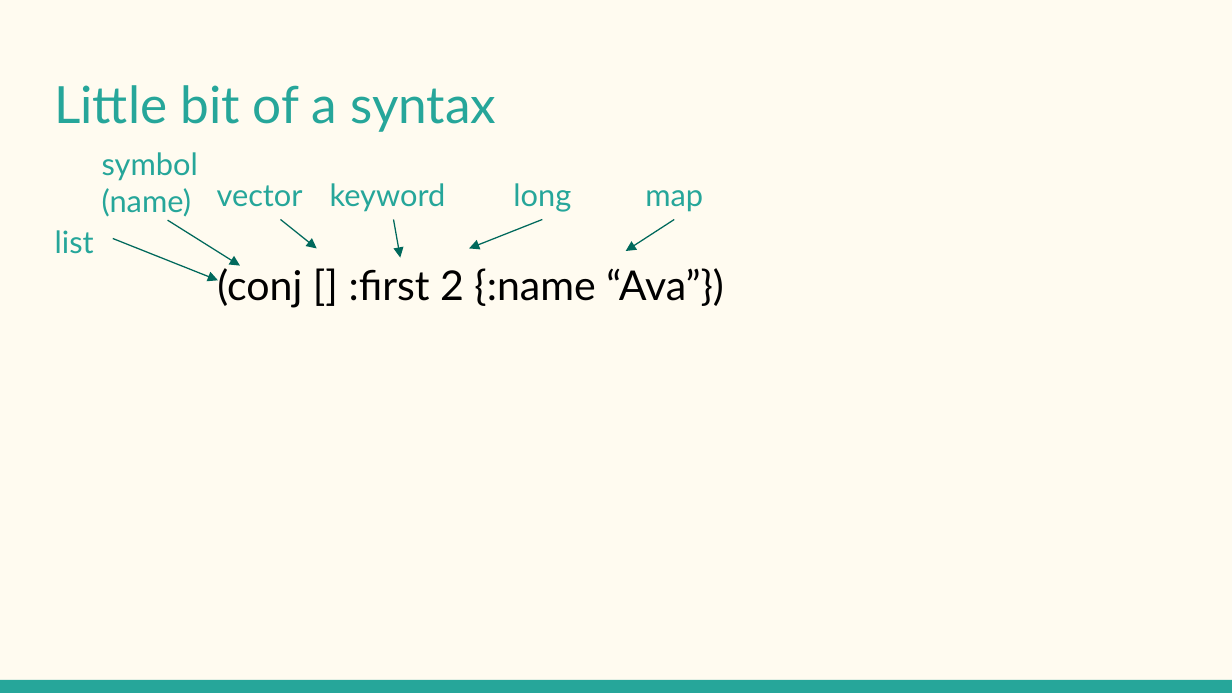
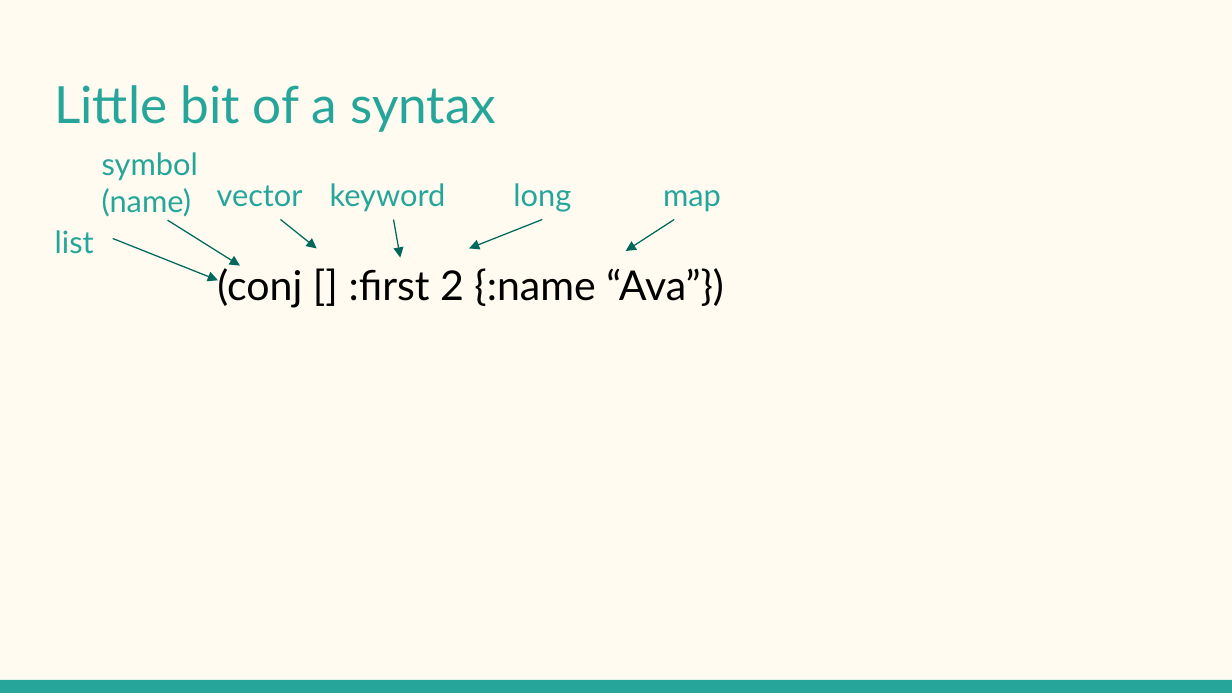
Before and after one commit to holyjak/interactive-dev-wshop, a slide deck: slide 1 of doc/Clojure syntax intro slides.odp. Drawn at 1232x693 pixels with LibreOffice and Linux fonts; fonts in the diff are those of the drawing. Boxes give left, top, right and bottom in pixels: in the first picture for what was removed or moved away, otherwise in the second. Text is boxed around its words. In the diff, an @@ line names an element or a change of style, - is before the commit and + after.

```diff
--- a/doc/Clojure syntax intro slides.odp
+++ b/doc/Clojure syntax intro slides.odp
@@ text "map" moved from (x1=645, y1=190, x2=703, y2=212) to (x1=663, y1=190, x2=721, y2=212) @@
```
Also in this commit, not shown: 2 other slides changed.
